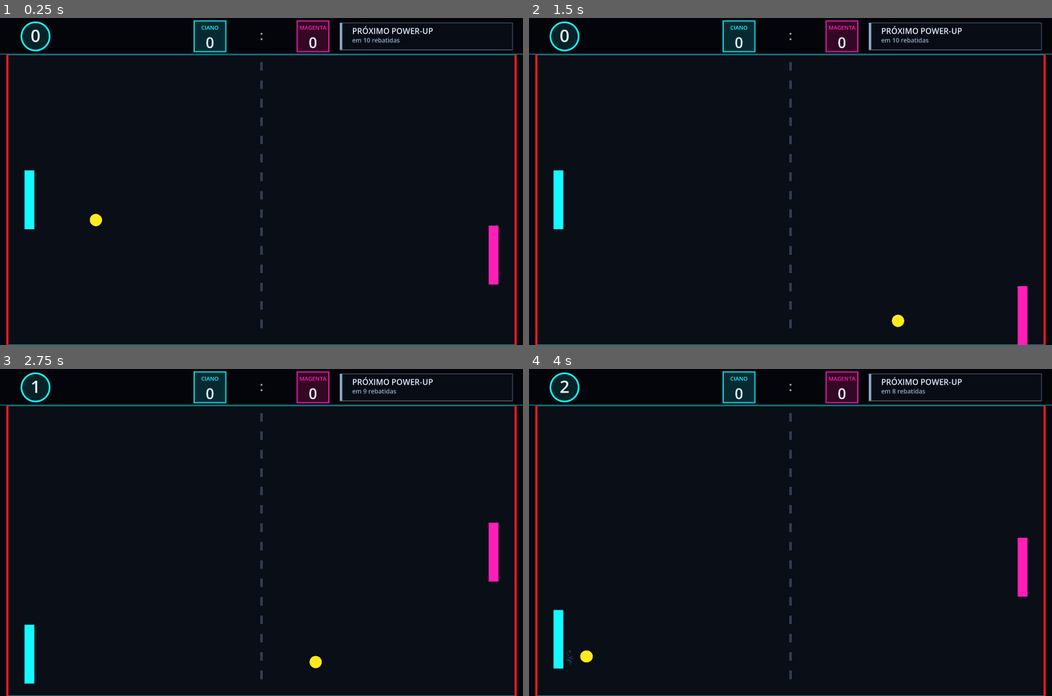
Above: before the commit, frames 1-4 (two rows, left to right).
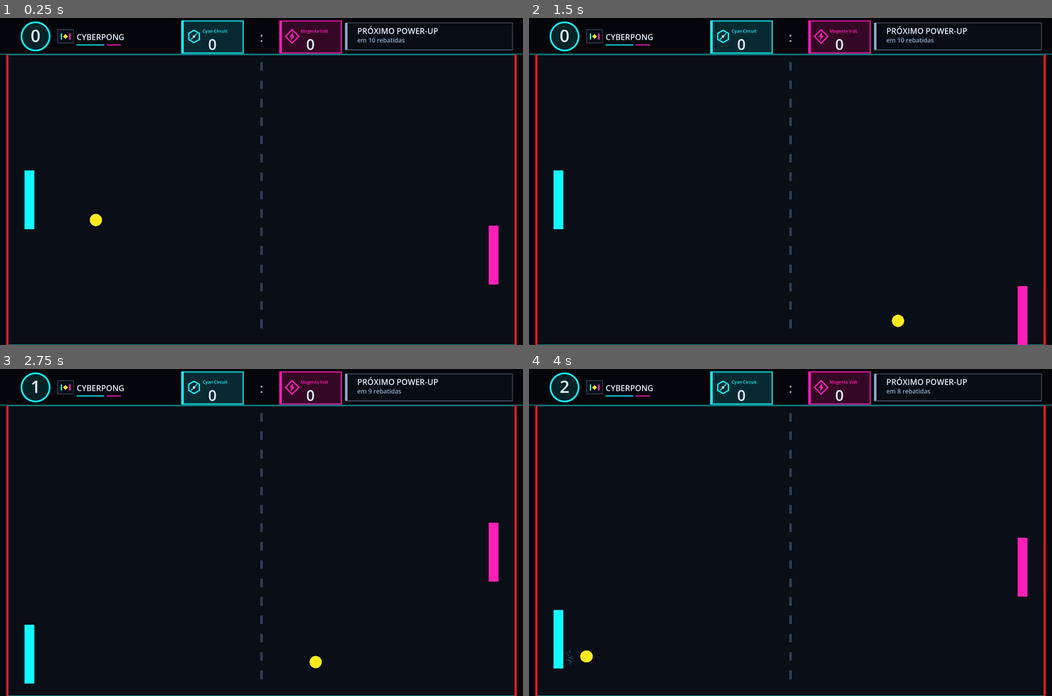
Above: after the commit, the same moments.

Repository: wellingtonlope/cyberpong
Game: Godot game, scene res://main.tscn
Same seed, same stepped clock (60 frames per second), same inputs: the game is played once before the commit and once after it.
Inputs (mouse positions are in pixels of both pictures, inside the frame that each line leads up to):
- Up to frame 1 (0.25 s): no input
- Up to frame 2 (1.5 s): tap Enter at 0.5 s; move the mouse to (905, 165) at 0.52 s; hold Shift 0.53-1.25 s; click (905, 165) at 0.67 s; drag from (685, 197) to (764, 246) at 1.27 s
- Up to frame 3 (2.75 s): move the mouse to (313, 460) at 2.02 s; tap Ctrl at 2.1 s; click (313, 460) at 2.17 s
- Up to frame 4 (4 s): drag from (764, 597) to (633, 483) at 2.77 s; tap Space at 3.5 s; move the mouse to (947, 581) at 3.52 s; tap Keypad Enter at 3.6 s; click (947, 581) at 3.67 s

The runs differ from the first frame. In frame 1, 2.2% of the frame differs, in the area x 10-84%, y 0-11%; in frame 2, 2.2%; in frame 3, 2.2%; in frame 4, 2.2%.

Commit message:
feat: add team identity to scoreboard

Diff:
--- a/main.gd
+++ b/main.gd
@@ -155,7 +155,7 @@
 	var winning_score := left_score if scorer_is_left else right_score
 	if winning_score >= WINNING_SCORE:
 		game_over = true
-		var winner_name := "IA CIANO" if scorer_is_left else "IA MAGENTA"
+		var winner_name := "Cyan Circuit" if scorer_is_left else "Magenta Volt"
 		arena.set_winner(winner_name)
 		return
 
--- a/scripts/arena.gd
+++ b/scripts/arena.gd
@@ -13,6 +13,9 @@
 const SCORE_LEFT_PANEL := Color(0.035, 0.22, 0.26, 0.72)
 const SCORE_RIGHT_PANEL := Color(0.28, 0.035, 0.18, 0.72)
 const COUNT_BADGE_COLOR := Color(0.08, 0.98, 1.0, 0.12)
+const GAME_TITLE := "CYBERPONG"
+const LEFT_TEAM_NAME := "Cyan Circuit"
+const RIGHT_TEAM_NAME := "Magenta Volt"
 
 var game_scale := 3.0
 var hud_bar_height := 180.0
@@ -21,6 +24,7 @@
 var left_score := 0
 var right_score := 0
 var winner_name := ""
+var winner_is_left := true
 var total_rebounds := 0
 var power_up_hud_title := ""
 var power_up_hud_detail := ""
@@ -56,6 +60,7 @@
 
 func set_winner(name: String) -> void:
 	winner_name = name
+	winner_is_left = name.to_lower() == LEFT_TEAM_NAME.to_lower()
 	game_over = true
 	queue_redraw()
 
@@ -77,17 +82,79 @@
 	_draw_goal_lines(size)
 
 	var font := ThemeDB.fallback_font
+	_draw_game_logo(font)
 	_draw_rebound_badge(font)
 	_draw_score(font, size)
 	_draw_power_up_status(font, size)
 
 	if game_over:
-		var message_width := 460.0 * game_scale
-		var message_x := (size.x - message_width) * 0.5
-		draw_rect(Rect2(message_x - 24.0 * game_scale, size.y * 0.5 - 80.0 * game_scale, message_width + 48.0 * game_scale, 160.0 * game_scale), Color(0.02, 0.035, 0.06, 0.94))
-		draw_string(font, Vector2(message_x, size.y * 0.5 - 28.0 * game_scale), "%s VENCEU!" % winner_name, HORIZONTAL_ALIGNMENT_CENTER, message_width, 34 * int(game_scale), TEXT_COLOR)
-		draw_string(font, Vector2(message_x, size.y * 0.5 + 5.0 * game_scale), "Fim de jogo: melhor de 5", HORIZONTAL_ALIGNMENT_CENTER, message_width, 18 * int(game_scale), MUTED_TEXT_COLOR)
-		draw_string(font, Vector2(message_x, size.y * 0.5 + 40.0 * game_scale), "Pressione Enter para nova partida", HORIZONTAL_ALIGNMENT_CENTER, message_width, 16 * int(game_scale), TEXT_COLOR)
+		_draw_winner_panel(font, size)
+
+func _draw_game_logo(font: Font) -> void:
+	var center := Vector2(107.0 * game_scale, hud_bar_height * 0.5)
+	var frame_size := Vector2(26.0, 22.0) * game_scale
+	var frame := Rect2(center - frame_size * 0.5, frame_size)
+	draw_rect(frame, Color(FIELD_COLOR, 0.9))
+	draw_rect(frame, Color(DIVIDER_COLOR, 0.9), false, 1.5 * game_scale)
+	draw_rect(
+		Rect2(center + Vector2(-8.0, -5.0) * game_scale, Vector2(2.5, 10.0) * game_scale),
+		LEFT_COLOR
+	)
+	draw_rect(
+		Rect2(center + Vector2(5.5, -5.0) * game_scale, Vector2(2.5, 10.0) * game_scale),
+		RIGHT_COLOR
+	)
+	var ball_mark := PackedVector2Array([
+		center + Vector2(0.0, -4.0) * game_scale,
+		center + Vector2(4.0, 0.0) * game_scale,
+		center + Vector2(0.0, 4.0) * game_scale,
+		center + Vector2(-4.0, 0.0) * game_scale,
+	])
+	draw_colored_polygon(ball_mark, Color(1.0, 0.92, 0.12))
+
+	var title_position := Vector2(125.0 * game_scale, center.y + 6.0 * game_scale)
+	draw_string(font, title_position, GAME_TITLE, HORIZONTAL_ALIGNMENT_LEFT, 150.0 * game_scale, 13 * int(game_scale), TEXT_COLOR)
+	draw_line(
+		Vector2(title_position.x, center.y + 14.0 * game_scale),
+		Vector2(title_position.x + 45.0 * game_scale, center.y + 14.0 * game_scale),
+		LEFT_COLOR,
+		1.5 * game_scale,
+		true
+	)
+	draw_line(
+		Vector2(title_position.x + 49.0 * game_scale, center.y + 14.0 * game_scale),
+		Vector2(title_position.x + 72.0 * game_scale, center.y + 14.0 * game_scale),
+		RIGHT_COLOR,
+		1.5 * game_scale,
+		true
+	)
+
+func _draw_winner_panel(font: Font, size: Vector2) -> void:
+	var panel_size := Vector2(500.0, 160.0) * game_scale
+	var panel := Rect2((size - panel_size) * 0.5, panel_size)
+	var team_color := LEFT_COLOR if winner_is_left else RIGHT_COLOR
+	draw_rect(panel, Color(0.02, 0.035, 0.06, 0.96))
+	draw_rect(panel, Color(team_color, 0.65), false, 2.0 * game_scale)
+
+	var title_font_size := 30 * int(game_scale)
+	var title_text := "%s VENCEU!" % winner_name.to_upper()
+	var title_width := font.get_string_size(title_text, HORIZONTAL_ALIGNMENT_LEFT, -1, title_font_size).x
+	var emblem_radius := 11.0 * game_scale
+	var group_width := emblem_radius * 2.0 + 12.0 * game_scale + title_width
+	var group_left := size.x * 0.5 - group_width * 0.5
+	var title_y := size.y * 0.5 - 24.0 * game_scale
+	_draw_team_emblem(Vector2(group_left + emblem_radius, title_y - 10.0 * game_scale), team_color, winner_is_left)
+	draw_string(
+		font,
+		Vector2(group_left + emblem_radius * 2.0 + 12.0 * game_scale, title_y),
+		title_text,
+		HORIZONTAL_ALIGNMENT_LEFT,
+		title_width + 8.0 * game_scale,
+		title_font_size,
+		TEXT_COLOR
+	)
+	draw_string(font, Vector2(panel.position.x, size.y * 0.5 + 10.0 * game_scale), "Fim de jogo: melhor de 5", HORIZONTAL_ALIGNMENT_CENTER, panel.size.x, 18 * int(game_scale), MUTED_TEXT_COLOR)
+	draw_string(font, Vector2(panel.position.x, size.y * 0.5 + 43.0 * game_scale), "Pressione Enter para nova partida", HORIZONTAL_ALIGNMENT_CENTER, panel.size.x, 16 * int(game_scale), TEXT_COLOR)
 
 func _draw_goal_lines(size: Vector2) -> void:
 	var field_margin := 12.0 * game_scale
@@ -127,27 +194,80 @@
 	)
 
 func _draw_score(font: Font, size: Vector2) -> void:
-	var card_size := Vector2(52.0 * game_scale, 50.0 * game_scale)
+	var card_size := Vector2(100.0 * game_scale, 52.0 * game_scale)
 	var card_y := 5.0 * game_scale
 	var center_x := size.x * 0.5
-	var left_card := Rect2(Vector2(center_x - 58.0 * game_scale - card_size.x, card_y), card_size)
-	var right_card := Rect2(Vector2(center_x + 58.0 * game_scale, card_y), card_size)
+	var card_gap := 60.0 * game_scale
+	var left_card := Rect2(Vector2(center_x - card_size.x - card_gap * 0.5, card_y), card_size)
+	var right_card := Rect2(Vector2(center_x + card_gap * 0.5, card_y), card_size)
 	draw_rect(left_card, SCORE_LEFT_PANEL)
 	draw_rect(left_card, Color(LEFT_COLOR, 0.8), false, 2.0 * game_scale)
 	draw_rect(right_card, SCORE_RIGHT_PANEL)
 	draw_rect(right_card, Color(RIGHT_COLOR, 0.8), false, 2.0 * game_scale)
-	draw_string(font, left_card.position + Vector2(0.0, 14.0 * game_scale), "CIANO", HORIZONTAL_ALIGNMENT_CENTER, card_size.x, 9 * int(game_scale), LEFT_COLOR)
-	draw_string(font, right_card.position + Vector2(0.0, 14.0 * game_scale), "MAGENTA", HORIZONTAL_ALIGNMENT_CENTER, card_size.x, 9 * int(game_scale), RIGHT_COLOR)
-	draw_string(font, left_card.position + Vector2(0.0, 44.0 * game_scale), str(left_score), HORIZONTAL_ALIGNMENT_CENTER, card_size.x, 24 * int(game_scale), TEXT_COLOR)
-	draw_string(font, right_card.position + Vector2(0.0, 44.0 * game_scale), str(right_score), HORIZONTAL_ALIGNMENT_CENTER, card_size.x, 24 * int(game_scale), TEXT_COLOR)
-	draw_string(font, Vector2(center_x - 20.0 * game_scale, 36.0 * game_scale), ":", HORIZONTAL_ALIGNMENT_CENTER, 40.0 * game_scale, 22 * int(game_scale), MUTED_TEXT_COLOR)
+	draw_rect(Rect2(left_card.position, Vector2(3.0 * game_scale, card_size.y)), LEFT_COLOR)
+	draw_rect(Rect2(right_card.position, Vector2(3.0 * game_scale, card_size.y)), RIGHT_COLOR)
+	_draw_team_score(font, left_card, LEFT_TEAM_NAME, left_score, LEFT_COLOR, true)
+	_draw_team_score(font, right_card, RIGHT_TEAM_NAME, right_score, RIGHT_COLOR, false)
+	draw_string(font, Vector2(center_x - card_gap * 0.5, 39.0 * game_scale), ":", HORIZONTAL_ALIGNMENT_CENTER, card_gap, 22 * int(game_scale), MUTED_TEXT_COLOR)
+
+func _draw_team_score(font: Font, card: Rect2, team_name: String, score: int, team_color: Color, is_left: bool) -> void:
+	var emblem_center := card.position + Vector2(20.0, 25.0) * game_scale
+	_draw_team_emblem(emblem_center, team_color, is_left)
+	draw_string(
+		font,
+		card.position + Vector2(34.0, 19.0) * game_scale,
+		team_name,
+		HORIZONTAL_ALIGNMENT_LEFT,
+		card.size.x - 37.0 * game_scale,
+		7 * int(game_scale),
+		team_color
+	)
+	draw_string(
+		font,
+		card.position + Vector2(0.0, 47.0) * game_scale,
+		str(score),
+		HORIZONTAL_ALIGNMENT_CENTER,
+		card.size.x,
+		24 * int(game_scale),
+		TEXT_COLOR
+	)
+
+func _draw_team_emblem(center: Vector2, team_color: Color, is_left: bool) -> void:
+	var emblem_scale := game_scale
+	if is_left:
+		var hexagon := PackedVector2Array()
+		for point_index in range(7):
+			var angle := -PI * 0.5 + TAU * float(point_index % 6) / 6.0
+			hexagon.append(center + Vector2(cos(angle), sin(angle)) * 10.0 * emblem_scale)
+		draw_polyline(hexagon, team_color, 1.8 * emblem_scale, true)
+		draw_line(center, center + Vector2(5.0, -5.0) * emblem_scale, team_color, 1.4 * emblem_scale, true)
+		draw_line(center, center + Vector2(-5.0, 5.0) * emblem_scale, team_color, 1.4 * emblem_scale, true)
+		draw_circle(center, 2.0 * emblem_scale, TEXT_COLOR)
+	else:
+		var diamond := PackedVector2Array([
+			center + Vector2(0.0, -11.0) * emblem_scale,
+			center + Vector2(11.0, 0.0) * emblem_scale,
+			center + Vector2(0.0, 11.0) * emblem_scale,
+			center + Vector2(-11.0, 0.0) * emblem_scale,
+			center + Vector2(0.0, -11.0) * emblem_scale,
+		])
+		draw_polyline(diamond, team_color, 1.8 * emblem_scale, true)
+		var bolt := PackedVector2Array([
+			center + Vector2(1.0, -7.0) * emblem_scale,
+			center + Vector2(-4.0, 1.0) * emblem_scale,
+			center + Vector2(-1.0, 1.0) * emblem_scale,
+			center + Vector2(-2.0, 7.0) * emblem_scale,
+			center + Vector2(4.0, -1.0) * emblem_scale,
+			center + Vector2(1.0, -1.0) * emblem_scale,
+		])
+		draw_colored_polygon(bolt, team_color)
 
 func _draw_power_up_status(font: Font, size: Vector2) -> void:
 	if power_up_hud_title.is_empty():
 		return
 	var panel := Rect2(
-		Vector2(size.x * 0.65, 8.0 * game_scale),
-		Vector2(size.x * 0.33, hud_bar_height - 16.0 * game_scale)
+		Vector2(size.x * 0.66, 8.0 * game_scale),
+		Vector2(size.x * 0.32, hud_bar_height - 16.0 * game_scale)
 	)
 	draw_rect(panel, Color(0.035, 0.055, 0.09, 0.88))
 	draw_rect(panel, Color(power_up_hud_accent, 0.48), false, 1.5 * game_scale)
--- a/scripts/debug_hud.gd
+++ b/scripts/debug_hud.gd
@@ -61,7 +61,7 @@
 	if not is_instance_valid(_info_label):
 		return
 	var total_rebounds := _left_rebounds + _right_rebounds
-	_info_label.text = "DEBUG HUD\nVelocidade: %d px/s\nRebatidas totais: %d\nIA Ciano: %d   IA Magenta: %d" % [
+	_info_label.text = "DEBUG HUD\nVelocidade: %d px/s\nRebatidas totais: %d\nCyan Circuit: %d   Magenta Volt: %d" % [
 		roundi(_ball_speed),
 		total_rebounds,
 		_left_rebounds,
--- a/scripts/power_up.gd
+++ b/scripts/power_up.gd
@@ -179,7 +179,7 @@
 			}
 		Status.HELD:
 			var effect: Dictionary = EFFECTS[effect_id]
-			var owner_name := "IA ciano" if owner_is_left else "IA magenta"
+			var owner_name := "Cyan Circuit" if owner_is_left else "Magenta Volt"
 			var detail := "%s · %d rebatidas restantes" % [owner_name, hits_remaining]
 			if effect_id == "extra_defense":
 				detail = "%s · 1 defesa · %d rebatidas restantes" % [owner_name, hits_remaining]
--- a/test/integration/test_main_flow.gd
+++ b/test/integration/test_main_flow.gd
@@ -36,7 +36,7 @@
 
 	assert_true(game.game_over)
 	assert_eq(game.right_score, 3)
-	assert_eq(game.arena.winner_name, "IA MAGENTA")
+	assert_eq(game.arena.winner_name, "Magenta Volt")
 
 	var event := InputEventKey.new()
 	event.pressed = true
@@ -54,7 +54,7 @@
 
 	assert_true(game.game_over)
 	assert_eq(game.left_score, 3)
-	assert_eq(game.arena.winner_name, "IA CIANO")
+	assert_eq(game.arena.winner_name, "Cyan Circuit")
 
 func test_new_match_resets_rebound_counts_and_debug_hud() -> void:
 	game.ball.paddle_hit.emit(true, Vector2(100.0, 300.0), 1.0, 1.0, false)
--- a/test/unit/test_debug_hud.gd
+++ b/test/unit/test_debug_hud.gd
@@ -22,8 +22,8 @@
 
 	assert_true(debug_hud._info_label.text.contains("Velocidade: 1235 px/s"))
 	assert_true(debug_hud._info_label.text.contains("Rebatidas totais: 3"))
-	assert_true(debug_hud._info_label.text.contains("IA Ciano: 2"))
-	assert_true(debug_hud._info_label.text.contains("IA Magenta: 1"))
+	assert_true(debug_hud._info_label.text.contains("Cyan Circuit: 2"))
+	assert_true(debug_hud._info_label.text.contains("Magenta Volt: 1"))
 
 func test_reset_clears_counts_but_preserves_current_speed() -> void:
 	debug_hud.set_ball_speed(1400.0)
@@ -33,5 +33,5 @@
 
 	assert_true(debug_hud._info_label.text.contains("Velocidade: 1400 px/s"))
 	assert_true(debug_hud._info_label.text.contains("Rebatidas totais: 0"))
-	assert_true(debug_hud._info_label.text.contains("IA Ciano: 0"))
-	assert_true(debug_hud._info_label.text.contains("IA Magenta: 0"))
+	assert_true(debug_hud._info_label.text.contains("Cyan Circuit: 0"))
+	assert_true(debug_hud._info_label.text.contains("Magenta Volt: 0"))
--- a/test/unit/test_power_up.gd
+++ b/test/unit/test_power_up.gd
@@ -121,7 +121,15 @@
 	power_up.collect(false)
 	var held_info: Dictionary = power_up.get_hud_info(7)
 	assert_eq(held_info["title"], "Raquete reduzida")
+	assert_true(str(held_info["detail"]).contains("Magenta Volt"))
 	assert_eq(held_info["progress"], 1.0)
+
+	power_up.reset_for_match(FIELD_SIZE)
+	power_up.appear(FIELD_SIZE)
+	power_up.effect_id = "half_size"
+	power_up.collect(true)
+	var left_held_info: Dictionary = power_up.get_hud_info(7)
+	assert_true(str(left_held_info["detail"]).contains("Cyan Circuit"))
 
 func test_resizing_field_keeps_available_item_inside_play_area() -> void:
 	power_up.appear(FIELD_SIZE)
Not shown, changed: AGENTS.md
Not shown, changed: README.md
